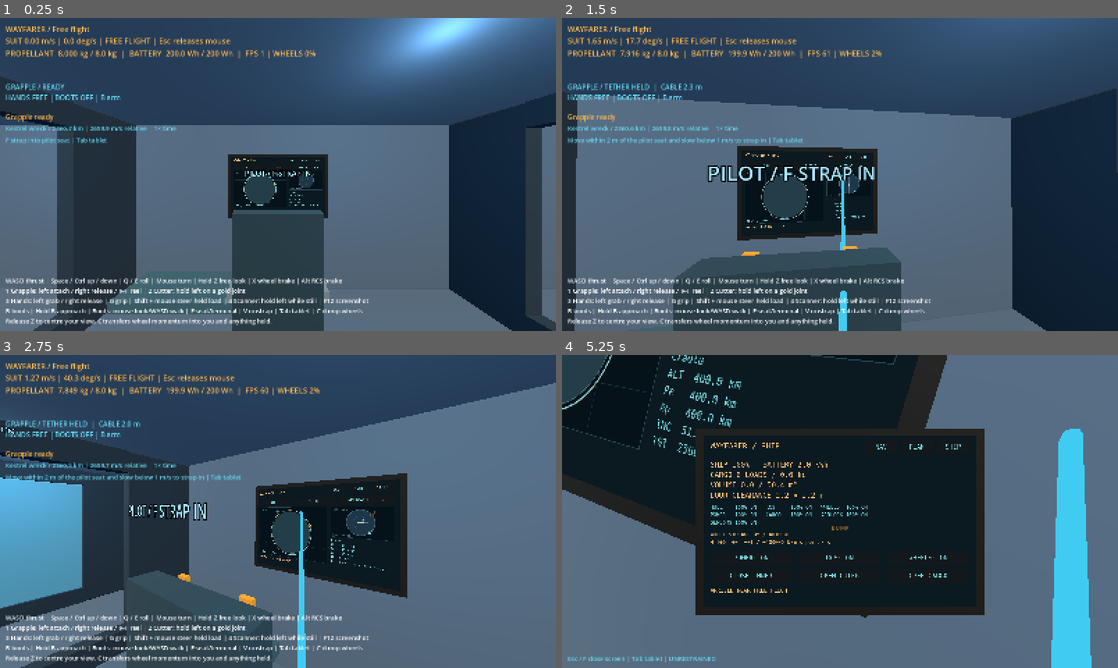
Above: before the commit, frames 1-4 (two rows, left to right).
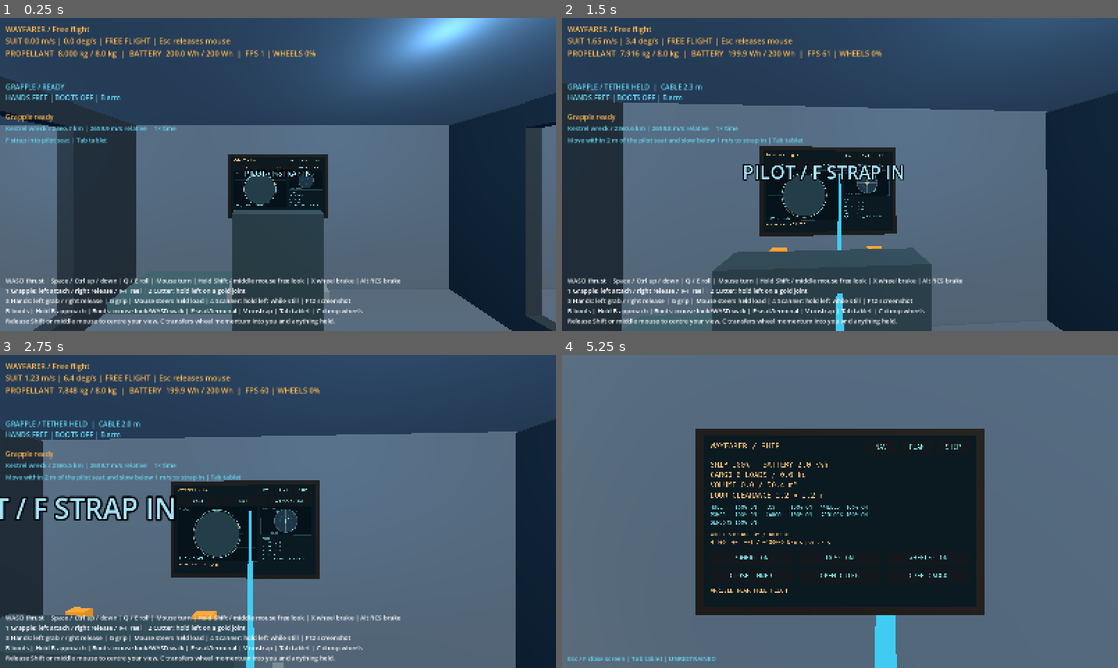
Above: after the commit, the same moments.

Repository: Conrad-N/Wayfarer
Game: Godot game, scene res://scenes/main.tscn
The game is run twice, just before and just after one commit, with the same random seed, the same clock (stepped at 60 frames per second) and the same inputs.
Inputs (mouse positions are in pixels of both pictures, inside the frame that each line leads up to):
- Up to frame 1 (0.25 s): no input
- Up to frame 2 (1.5 s): tap Enter at 0.5 s; move the mouse to (867, 174) at 0.52 s; hold Shift (freelook, bound only after the commit) 0.53-1.28 s; hold W (move_forward) from 0.53 s (still down); click (867, 174) at 0.67 s; tap Z (freelook, bound only before the commit) at 0.8, 1.35 s; move the mouse to (812, 174) at 1.27 s; click (812, 174) at 1.42 s
- Up to frame 3 (2.75 s): tap Tab (tablet) at 1.55 s; move the mouse to (333, 442) at 2.02 s; release W (move_forward) at 2.03 s; hold D (move_right) from 2.03 s (still down); hold Tab (tablet) from 2.03 s (still down); click (333, 442) at 2.17 s; tap V (unstrap) at 2.3 s
- Up to frame 4 (5.25 s): move the mouse to (834, 517) at 2.77 s; release D (move_right) at 2.78 s; release Tab (tablet) at 2.78 s; hold W (move_forward) 2.78-5.03 s; tap V (unstrap) at 2.85 s; click (834, 517) at 2.92 s; tap Shift (freelook, bound only after the commit) at 3.05 s; move the mouse to (878, 514) at 3.52 s; hold Shift (freelook, bound only after the commit) 3.53-4.28 s; click (878, 514) at 3.67 s; tap Z (freelook, bound only before the commit) at 3.8, 4.35 s; move the mouse to (795, 508) at 4.27 s; click (795, 508) at 4.42 s; tap Tab (tablet) at 4.55 s; move the mouse to (867, 511) at 5.02 s; hold Alt (brake) from 5.03 s (still down); tap R (grapple_reel_in) at 5.1 s; click (867, 511) at 5.17 s

The runs differ from the first frame. In frame 1, 1.4% of the frame differs, in the area x 5-72%, y 83-99%; in frame 2, 21%; in frame 3, 44%, in the area x 0-100%, y 6-100%; in frame 4, 28%.

Commit message:
Move free look to Shift and add middle mouse as a second binding
Shift had no remaining use after held-load steering dropped it. Also fixes
the stale HUD line that still said Shift steers a held load.

Diff:
--- a/godot/project.godot
+++ b/godot/project.godot
@@ -153,7 +153,7 @@
 
 freelook={
 "deadzone": 0.2,
-"events": [Object(InputEventKey,"physical_keycode":90)]
+"events": [Object(InputEventKey,"physical_keycode":4194325), Object(InputEventMouseButton,"button_mask":4,"button_index":3,"pressed":true)]
 }
 
 unstrap={
--- a/godot/scenes/main.tscn
+++ b/godot/scenes/main.tscn
@@ -79,7 +79,7 @@
 grow_vertical = 0
 mouse_filter = 2
 theme_override_font_sizes/font_size = 18
-text = "WASD thrust | Space / Ctrl up / down | Q / E roll | Mouse turn | Hold Z free look | X wheel brake | Alt RCS brake\n1 Grapple: left attach / right release / R-T reel | 2 Cutter: hold left on a gold joint\n3 Hands: left grab / right release | G grip | Shift + mouse steer held load | 4 Scanner: hold left while still | F12 screenshot\nB boots | Hold B approach | Boots: mouse look/WASD walk | F seat/terminal | V unstrap | Tab tablet | C dump wheels\nRelease Z to centre your view. C transfers wheel momentum into you and anything held."
+text = "WASD thrust | Space / Ctrl up / down | Q / E roll | Mouse turn | Hold Shift / middle mouse free look | X wheel brake | Alt RCS brake\n1 Grapple: left attach / right release / R-T reel | 2 Cutter: hold left on a gold joint\n3 Hands: left grab / right release | G grip | Mouse steers held load | 4 Scanner: hold left while still | F12 screenshot\nB boots | Hold B approach | Boots: mouse look/WASD walk | F seat/terminal | V unstrap | Tab tablet | C dump wheels\nRelease Shift or middle mouse to centre your view. C transfers wheel momentum into you and anything held."
 
 [node name="GrappleStatus" type="Label" parent="HUD"]
 offset_left = 16.0
--- a/godot/scripts/world/main.gd
+++ b/godot/scripts/world/main.gd
@@ -88,7 +88,7 @@
 	if _player.has_automatic_freelook() and Input.mouse_mode == Input.MOUSE_MODE_CAPTURED:
 		capture_hint = "FREE LOOK"
 	elif _player.is_freelooking():
-		capture_hint = "FREE LOOK / release Z to centre"
+		capture_hint = "FREE LOOK / release to centre"
 	var brake_hint: String = "RCS BRAKE" if _player.is_braking() else ("WHEEL BRAKE" if _player.is_wheel_braking() else "FREE FLIGHT")
 	if _player.is_wheel_dumping() and not _player.is_braking():
 		brake_hint = "WHEEL DUMP / REACTION TORQUE"
--- a/godot/tests/test_input_actions.gd
+++ b/godot/tests/test_input_actions.gd
@@ -3,6 +3,9 @@
 ## every .gd file under res://scripts and res://ui, collects the quoted
 ## action names from is_action*() and Input.get_action_strength() calls,
 ## and checks each one against InputMap.
+##
+## T2: the freelook action is bound to Shift and the middle mouse button
+## (2026-09-14 rebinding away from Z), and both bindings actually match.
 extends TestCase
 
 
@@ -21,6 +24,41 @@
 	for slot: int in range(1, 5):
 		var slot_action: String = "tool_slot_%d" % slot
 		check(InputMap.has_action(slot_action), "action %s exists" % slot_action)
+
+
+## Free look is bound to exactly Shift plus middle mouse (2026-09-14), so either
+## key recentres the view on release and the retired Z binding is fully gone.
+func test_freelook_bound_to_shift_and_middle_mouse() -> void:
+	var events: Array[InputEvent] = InputMap.action_get_events("freelook")
+	check_eq(events.size(), 2, "freelook has exactly two bindings")
+	var has_shift: bool = false
+	var has_middle_mouse: bool = false
+	for event: InputEvent in events:
+		if event is InputEventKey:
+			var key: InputEventKey = event as InputEventKey
+			check(key.physical_keycode != KEY_Z, "old Z binding still present on freelook")
+			if key.physical_keycode == KEY_SHIFT:
+				has_shift = true
+		elif event is InputEventMouseButton:
+			if (event as InputEventMouseButton).button_index == MOUSE_BUTTON_MIDDLE:
+				has_middle_mouse = true
+	check(has_shift, "freelook is bound to Shift")
+	check(has_middle_mouse, "freelook is bound to the middle mouse button")
+	# Synthesised presses must match the action the same way player.gd reads it
+	# (event.is_action), which also proves the mouse-button binding works.
+	var shift_press: InputEventKey = InputEventKey.new()
+	shift_press.physical_keycode = KEY_SHIFT
+	shift_press.pressed = true
+	check(shift_press.is_action("freelook"), "a Shift press matches the freelook action")
+	var middle_press: InputEventMouseButton = InputEventMouseButton.new()
+	middle_press.button_index = MOUSE_BUTTON_MIDDLE
+	middle_press.button_mask = MOUSE_BUTTON_MASK_MIDDLE
+	middle_press.pressed = true
+	check(middle_press.is_action("freelook"), "a middle-mouse press matches the freelook action")
+	var z_press: InputEventKey = InputEventKey.new()
+	z_press.physical_keycode = KEY_Z
+	z_press.pressed = true
+	check(not z_press.is_action("freelook"), "a Z press no longer matches the freelook action")
 
 
 ## Recursively lists .gd files under [dir_path], appending paths to [out].
Not shown, changed: docs/04-salvage-and-ships.md
Not shown, changed: docs/07-interfaces.md
Not shown, changed: docs/09-roadmap.md
Not shown, changed: docs/DECISIONS.md
